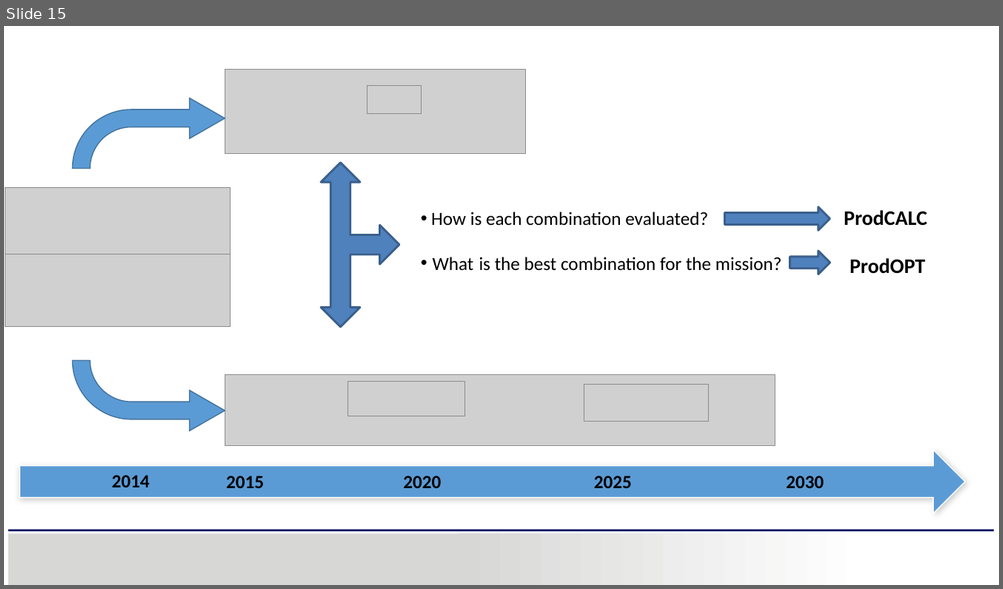
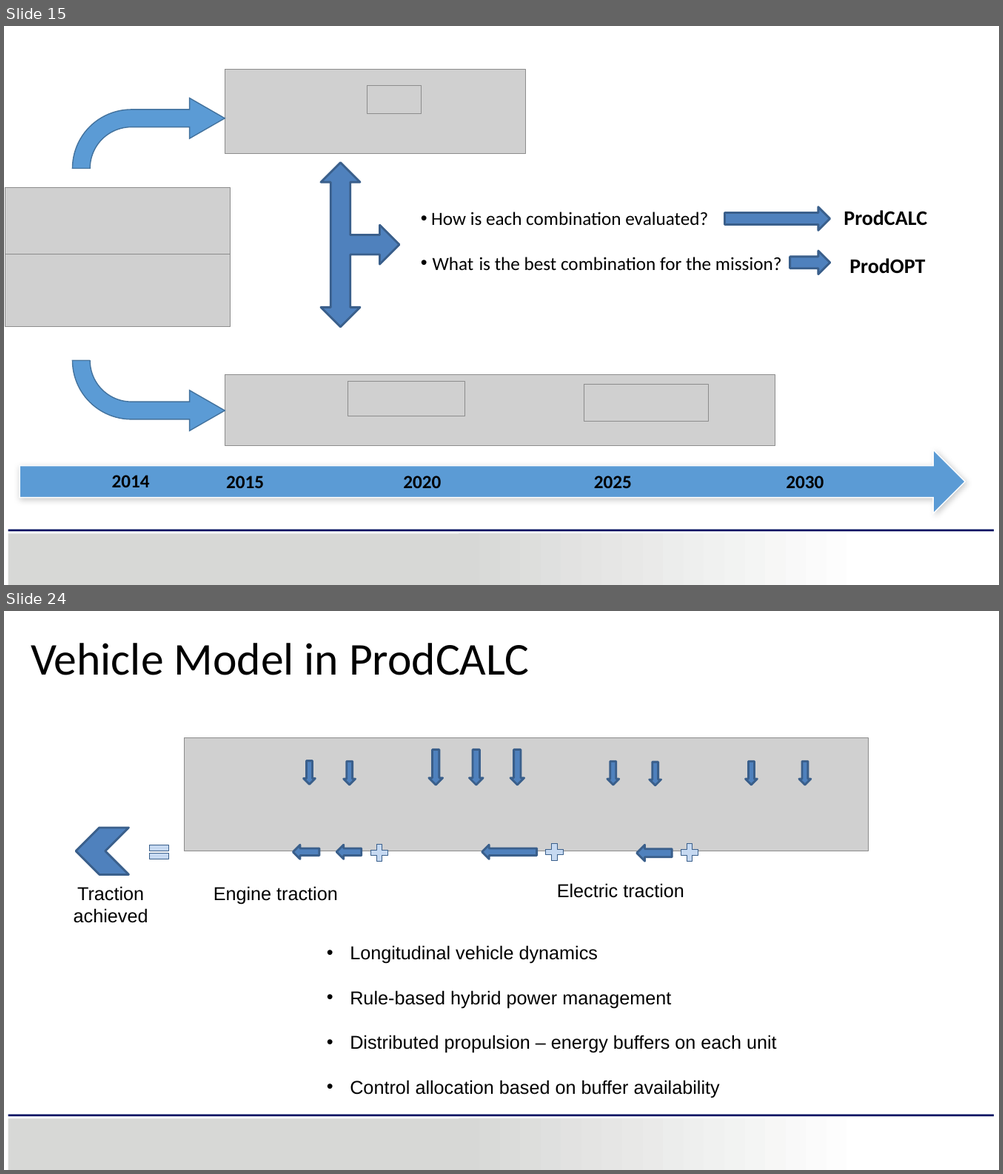
Before and after one commit to carthikvenkataraman/MasterThesis, a slide deck: ThesisReport/MasterThesisPresentation/MasterThesis-OptimisationOfDistributedPropulsionInLongHeavyVehicleCombinations.pptx. Shown one above the other, each under a label of ours: slide 15 before the commit, slides 15 and 24 after it; the slides between them are not shown. The pictures are 1003x589 and 1003x1174 pixels, drawn with LibreOffice and Linux fonts; fonts in the diff are those of the drawing; grey boxes stand for pictures; background and template pictures are left out. Boxes give left, top, right and bottom in pixels: in the first picture for what was removed or moved away, otherwise in the second. Text is boxed around its words. In the diff, an @@ line names an element or a change of style, - is before the commit and + after.

Commit message:
Presentation till ProdOpt

```diff
--- a/ThesisReport/MasterThesisPresentation/MasterThesis-OptimisationOfDistributedPropulsionInLongHeavyVehicleCombinations.pptx
+++ b/ThesisReport/MasterThesisPresentation/MasterThesis-OptimisationOfDistributedPropulsionInLongHeavyVehicleCombinations.pptx
@@ slide 24 added at (4,611,999,1170), background #FFFFFF; not listed: 3 template elements that a slide beside it also shows @@
@@ text added at (31,643,529,675), 44 pt, text #000000 @@
+Vehicle Model in ProdCALC
@@ picture added at (184,738,868,851) @@
@@ down arrow added at (303,761,315,784), fill #4F81BD, outline #3A5F8C 2 pt @@
@@ down arrow added at (344,762,356,785), fill #4F81BD, outline #3A5F8C 2 pt @@
@@ down arrow added at (429,750,443,785), fill #4F81BD, outline #3A5F8C 2 pt @@
@@ down arrow added at (469,750,483,785), fill #4F81BD, outline #3A5F8C 2 pt @@
@@ down arrow added at (511,750,525,785), fill #4F81BD, outline #3A5F8C 2 pt @@
@@ down arrow added at (607,762,619,785), fill #4F81BD, outline #3A5F8C 2 pt @@
@@ down arrow added at (649,763,661,786), fill #4F81BD, outline #3A5F8C 2 pt @@
@@ down arrow added at (745,762,757,785), fill #4F81BD, outline #3A5F8C 2 pt @@
@@ down arrow added at (800,762,811,785), fill #4F81BD, outline #3A5F8C 2 pt @@
@@ chevron added at (76,828,128,875), fill #4F81BD, outline #3A5F8C 2 pt @@
@@ math equal added at (146,840,172,864), fill #C6D9F1, outline #3A5F8C 0.75 pt @@
@@ left arrow added at (293,846,318,860), fill #4F81BD, outline #3A5F8C 2 pt @@
@@ left arrow added at (337,846,361,860), fill #4F81BD, outline #3A5F8C 2 pt @@
@@ plus sign added at (367,842,390,865), fill #C6D9F1, outline #3A5F8C 0.75 pt @@
@@ left arrow added at (482,846,537,860), fill #4F81BD, outline #3A5F8C 2 pt @@
@@ plus sign added at (543,841,566,864), fill #C6D9F1, outline #3A5F8C 0.75 pt @@
@@ left arrow added at (637,846,671,862), fill #4F81BD, outline #3A5F8C 2 pt @@
@@ plus sign added at (677,841,701,864), fill #C6D9F1, outline #3A5F8C 0.75 pt @@
@@ text added at (74,886,148,923), 18 pt, text #000000 @@
+Traction achieved
@@ text added at (213,886,338,904), 18 pt, text #000000 @@
+Engine traction
@@ text added at (557,883,684,898), 18 pt, text #000000 @@
+Electric traction
@@ text added at (350,945,777,1098), 18 pt, text #000000 @@
+• Longitudinal vehicle dynamics
+• Rule-based hybrid power management
+• Distributed propulsion – energy buffers on each unit
+• Control allocation based on buffer availability
```
Also in this commit, not shown: 6 slides changed, 13 other slides added, 12 other files.
